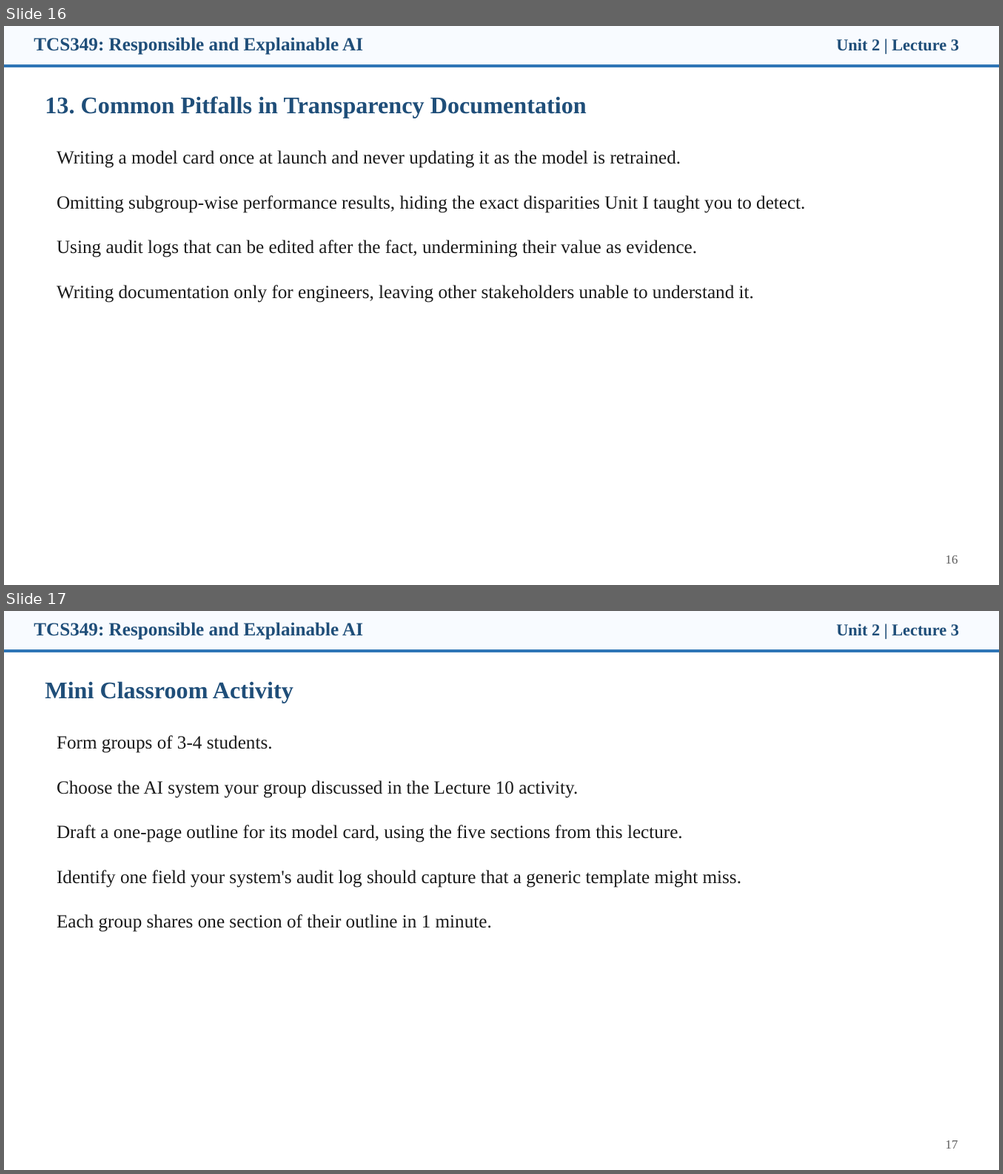
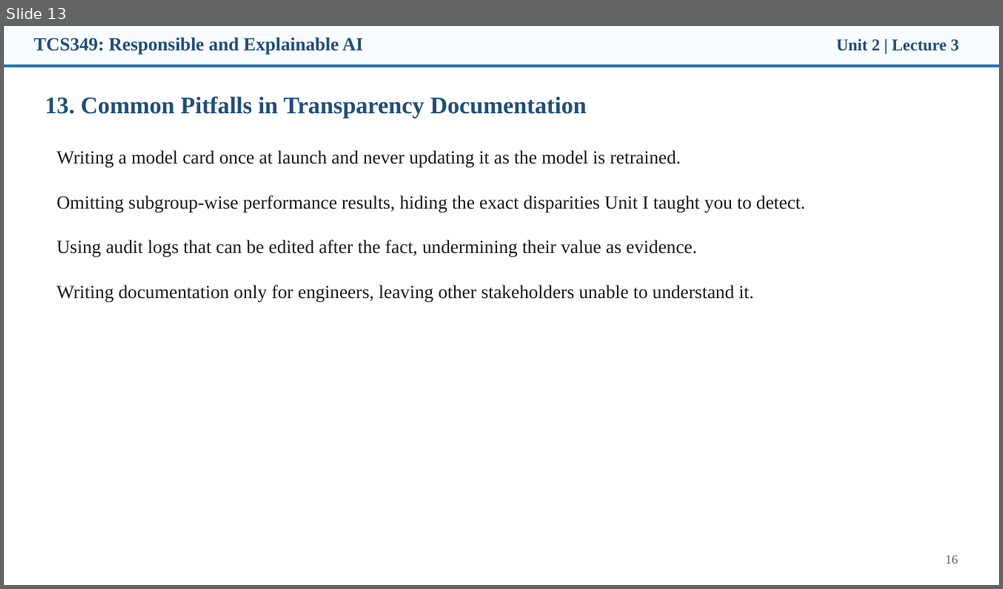
Before and after one commit to manojkaushik/manojkaushik.github.io, a slide deck: assets/TCS349/Unit-2/Lecture3_Transparency_Tools.pptx. Shown one above the other, each under a label of ours: slides 16 and 17 before the commit, slide 13 after it. The pictures are 1003x1174 and 1003x589 pixels, drawn with LibreOffice and Linux fonts; fonts in the diff are those of the drawing. Boxes give left, top, right and bottom in pixels: in the first picture for what was removed or moved away, otherwise in the second. Text is boxed around its words. In the diff, an @@ line names an element or a change of style, - is before the commit and + after.

```diff
--- a/assets/TCS349/Unit-2/Lecture3_Transparency_Tools.pptx
+++ b/assets/TCS349/Unit-2/Lecture3_Transparency_Tools.pptx
@@ slide 17 removed at bbox=[4, 611, 999, 1170], background #FFFFFF @@
@@ rectangle removed at bbox=[4, 611, 999, 652] @@
@@ text removed at bbox=[34, 622, 363, 640] @@
-TCS349: Responsible and Explainable AI
@@ text removed at bbox=[836, 624, 959, 636] @@
-Unit 2 | Lecture 3
@@ rectangle removed at bbox=[4, 649, 999, 652] @@
@@ text removed at bbox=[45, 681, 293, 703] @@
-Mini Classroom Activity
@@ text removed at bbox=[57, 735, 741, 932] @@
-Form groups of 3-4 students.
-Choose the AI system your group discussed in the Lecture 10 activity.
-Draft a one-page outline for its model card, using the five sections from this lecture.
-Identify one field your system's audit log should capture that a generic template might miss.
-Each group shares one section of their outline in 1 minute.
@@ text removed at bbox=[945, 1141, 958, 1149] @@
-17
@@ what was slide 16 is now slide 13 @@
```
Also in this commit, not shown: 4 other slides removed, 15 other files.
